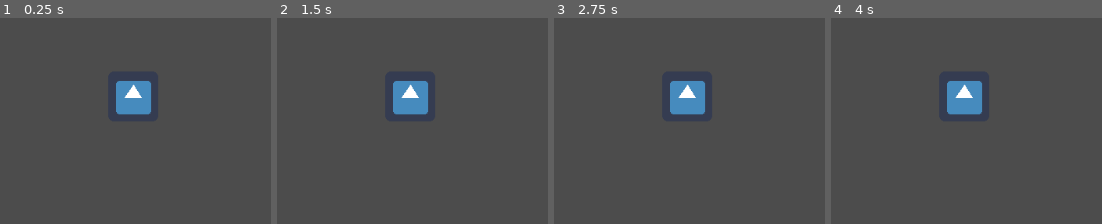
Above: before the commit, frames 1-4 (left to right).
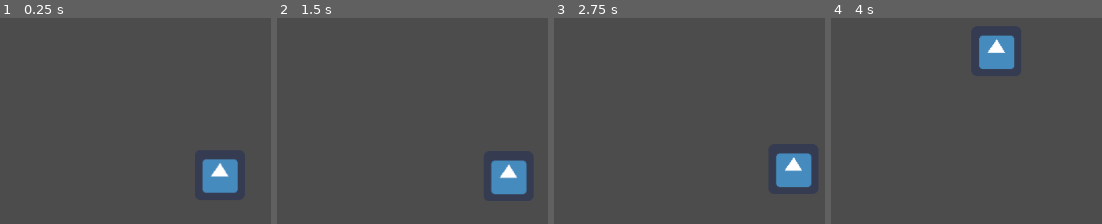
Above: after the commit, the same moments.

Repository: Littlerun-Bastion/Soulless-Steel
Game: Godot game, scene res://game/arena/Arena.tscn
Same seed, same stepped clock (60 frames per second), same inputs: the game is played once before the commit and once after it. The engine's default icon, where the game draws it, is replaced by a stand-in: a white triangle on a blue panel in a dark square.
Inputs:
- Up to frame 1 (0.25 s): no input
- Up to frame 2 (1.5 s): hold D (right) 0.53-1.28 s; hold F (honk) 0.53-1.28 s; hold S (down) from 1.28 s (still down); tap F (honk) at 1.35 s
- Up to frame 3 (2.75 s): release S (down) at 2.03 s; hold D (right) from 2.03 s (still down); hold F (honk) from 2.03 s (still down)
- Up to frame 4 (4 s): release D (right) at 2.78 s; release F (honk) at 2.78 s; hold W (up) 2.78-3.53 s; tap F (honk) at 2.85 s; hold A (left) from 3.53 s (still down); hold F (honk) from 3.53 s (still down)

The runs differ from the first frame. In frame 1, 4.3% of the frame differs, in the area x 42-88%, y 30-85%; in frame 2, 4.3%, in the area x 42-93%, y 30-86%; in frame 3, 4.3%; in frame 4, 4.3%.

Commit message:
Proper scene for player + better camera

Diff:
--- a/project/game/arena/Arena.gd
+++ b/project/game/arena/Arena.gd
@@ -1,7 +1,6 @@
 extends Node2D
 
-const MECHA = preload("res://game/mecha/Mecha.tscn")
-const PLAYER_SCRIPT = preload("res://game/mecha/Player.gd")
+const PLAYER = preload("res://game/mecha/Player.tscn")
 
 onready var Mechas = $Mechas
 
@@ -13,8 +12,7 @@
 
 
 func add_player():
-	player = MECHA.instance()
-	player.script = PLAYER_SCRIPT
+	player = PLAYER.instance()
 	Mechas.add_child(player)
 	player.position = get_start_position(1)
 
--- a/project/game/mecha/Player.gd
+++ b/project/game/mecha/Player.gd
@@ -1,6 +1,6 @@
 extends Mecha
 
-var Cam
+onready var Cam = $Body/Camera2D
 
 func _ready():
 	setup()
@@ -22,10 +22,7 @@
 
 
 func setup():
-	#Add camera
-	Cam = Camera2D.new()
-	Cam.current = true
-	Body.add_child(Cam)
+	pass
 
 
 func get_input():
--- /dev/null
+++ b/project/game/mecha/Player.tscn
@@ -0,0 +1,16 @@
+[gd_scene load_steps=3 format=2]
+
+[ext_resource path="res://game/mecha/Mecha.tscn" type="PackedScene" id=1]
+[ext_resource path="res://game/mecha/Player.gd" type="Script" id=2]
+
+[node name="Player" instance=ExtResource( 1 )]
+script = ExtResource( 2 )
+
+[node name="Camera2D" type="Camera2D" parent="Body" index="0"]
+current = true
+drag_margin_h_enabled = true
+drag_margin_v_enabled = true
+smoothing_enabled = true
+drag_margin_top = 0.3
+drag_margin_bottom = 0.3
+editor_draw_drag_margin = true
